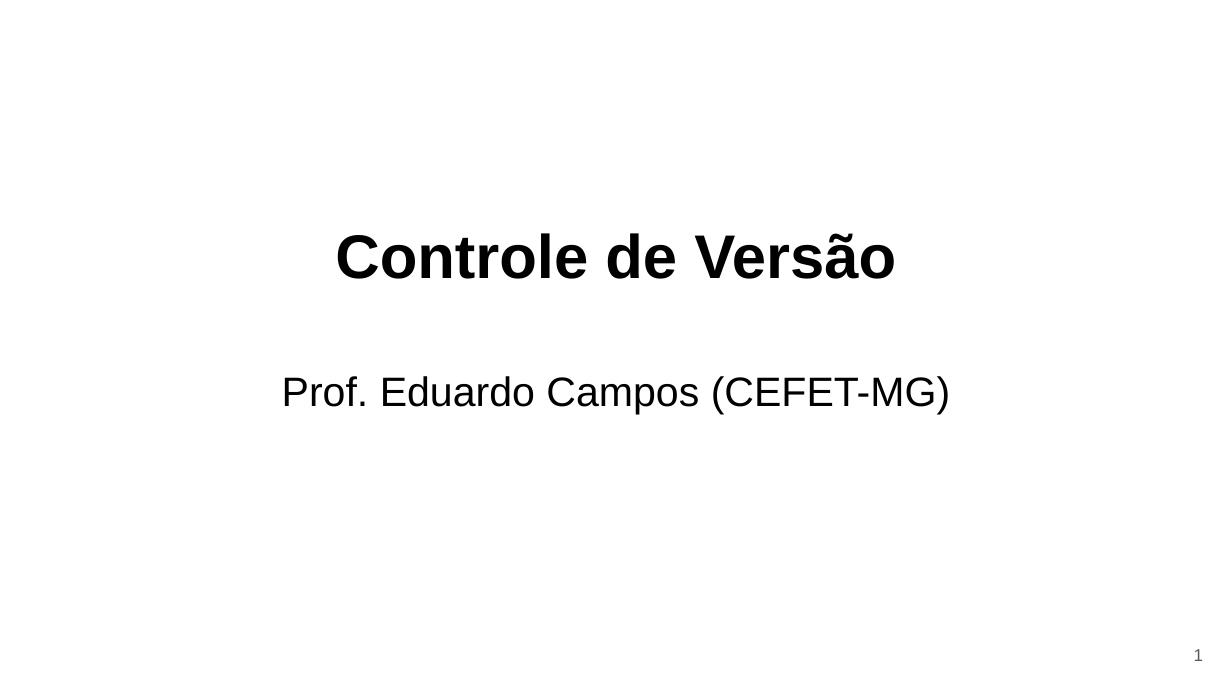
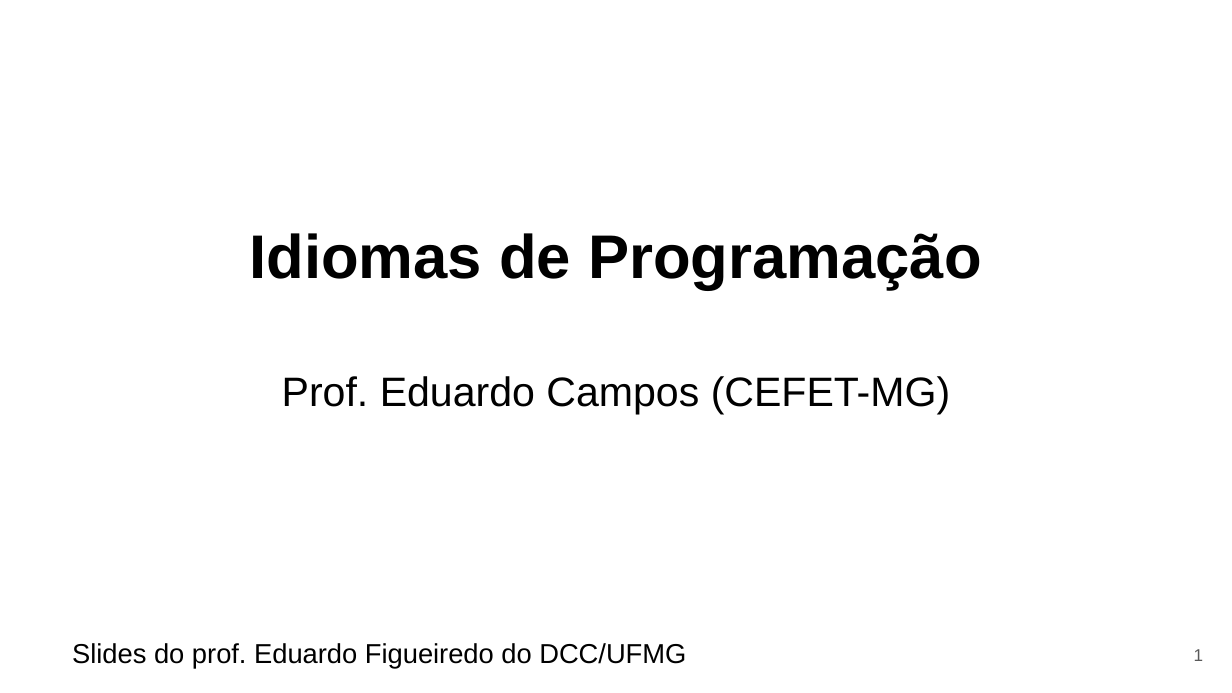
Before and after one commit to eduardocunha11/firstblog, a slide deck: slide 1 of aulas/gsi526/aula13-idiomas-programacao.pptx. Drawn at 1232x693 pixels with LibreOffice and Linux fonts; fonts in the diff are those of the drawing. Boxes give left, top, right and bottom in pixels: in the first picture for what was removed or moved away, otherwise in the second. Text is boxed around its words. In the diff, an @@ line names an element or a change of style, - is before the commit and + after.

Commit message:
add aula sobre idiomas de programacao

```diff
--- a/aulas/gsi526/aula13-idiomas-programacao.pptx
+++ b/aulas/gsi526/aula13-idiomas-programacao.pptx
@@ title at [250, 233, 981, 290]: text changed @@
-Controle de Versão
+Idiomas de Programação
@@ text added at [72, 643, 686, 668], 16 pt, text #000000 @@
+Slides do prof. Eduardo Figueiredo do DCC/UFMG
```
Also in this commit, not shown: 1 other slide changed, 19 slides added, 23 slides removed, 4 other files.
